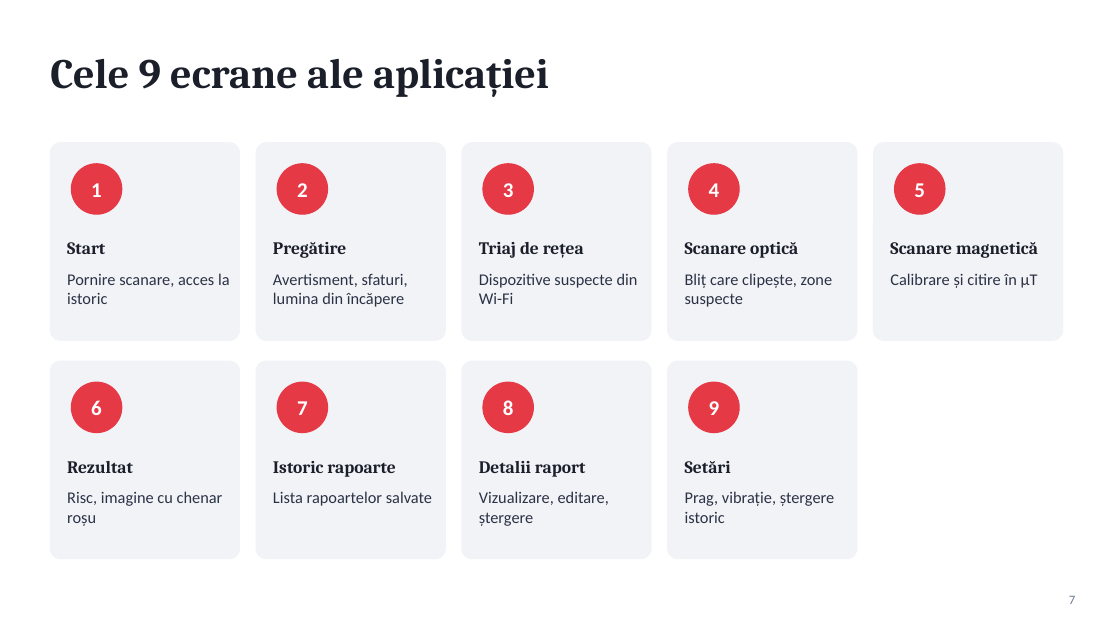
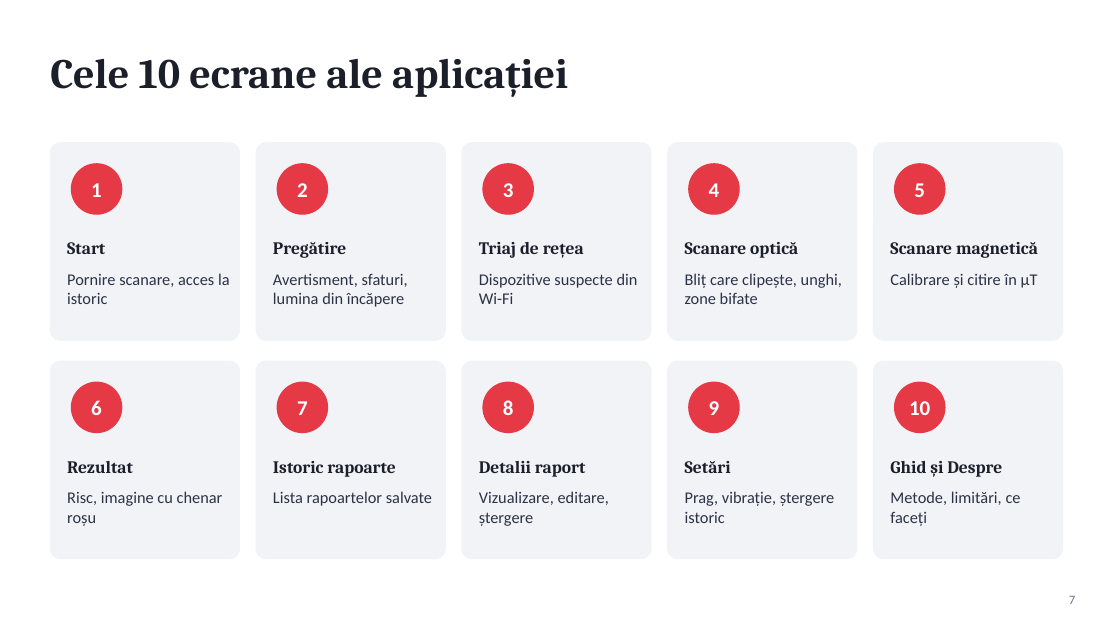
Before and after one commit to Davidencu/AntiCreep, a slide deck: slide 7 of Detectorul-de-Creeps-Prezentare.pptx. Drawn at 1120x630 pixels with LibreOffice and Linux fonts; fonts in the diff are those of the drawing. Boxes give left, top, right and bottom in pixels: in the first picture for what was removed or moved away, otherwise in the second. Text is boxed around its words. In the diff, an @@ line names an element or a change of style, - is before the commit and + after.

Commit message:
Ghid, giroscop, zone prioritare, verificarea unghiului și wireframe-uri noi

```diff
--- a/Detectorul-de-Creeps-Prezentare.pptx
+++ b/Detectorul-de-Creeps-Prezentare.pptx
@@ text at <box>50,59,568,97</box>: text changed @@
-Cele 9 ecrane ale aplicației
+Cele 10 ecrane ale aplicației
@@ text at <box>685,273,842,304</box>: text changed @@
-Bliț care clipește, zone suspecte
+Bliț care clipește, unghi, zone bifate
@@ rounded rectangle added at <box>874,361,1063,559</box>, fill #F1F3F7, outline #F1F3F7 1 pt @@
@@ ellipse added at <box>895,382,945,433</box>, fill #E63946, outline #E63946 1 pt @@
@@ text added at <box>909,401,930,415</box>, 18 pt, text #FFFFFF, bold @@
+10
@@ text added at <box>890,461,1002,477</box>, 15 pt, text #1B1F2A, bold @@
+Ghid și Despre
@@ text added at <box>890,491,1021,526</box>, 14 pt, text #2B3245 @@
+Metode, limitări, ce faceți
```
Also in this commit, not shown: 1 other slide changed, 13 other files.
